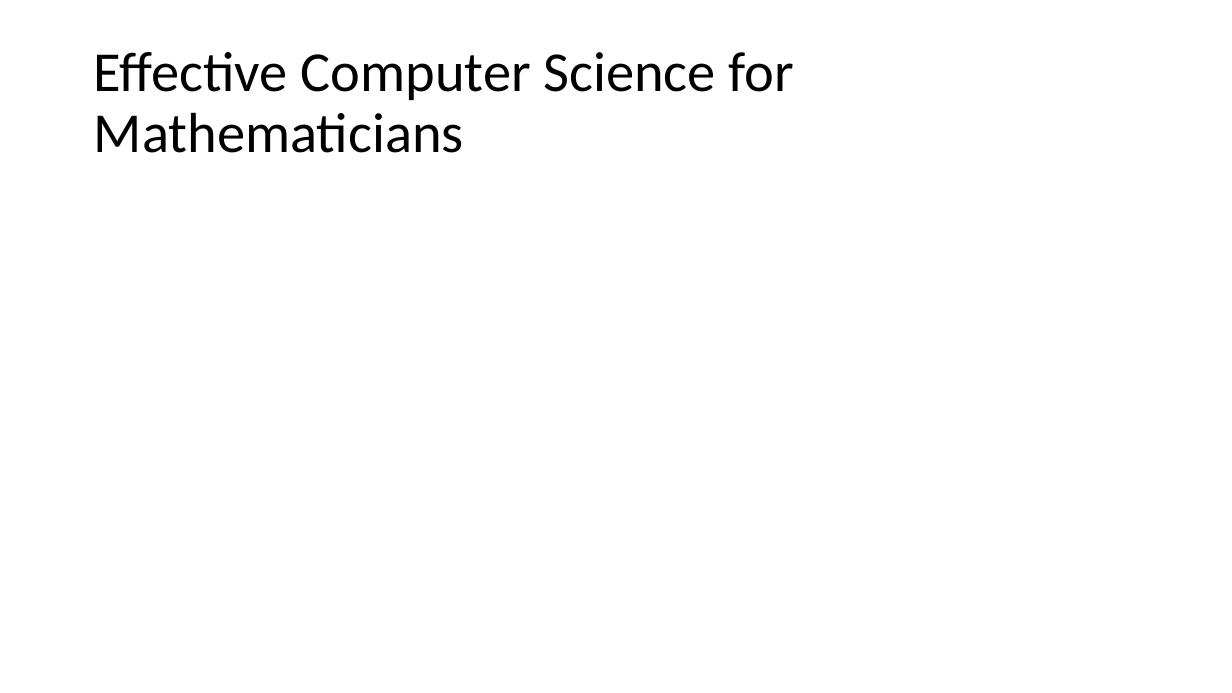
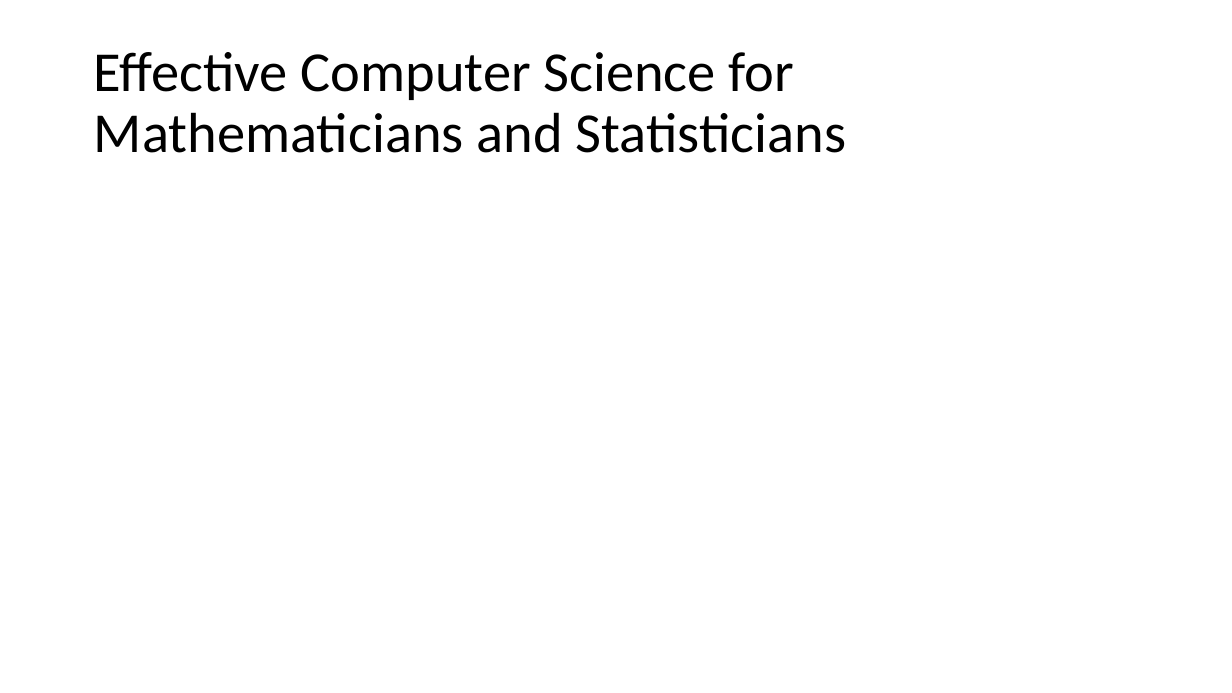
Before and after one commit to paulraff/2016JointMeetings, a slide deck: slide 9 of Preparing Mathematicians for Data Science Careers.pptx. Drawn at 1232x693 pixels with LibreOffice and Linux fonts; fonts in the diff are those of the drawing; grey boxes stand for pictures. Boxes give left, top, right and bottom in pixels: in the first picture for what was removed or moved away, otherwise in the second. Text is boxed around its words. In the diff, an @@ line names an element or a change of style, - is before the commit and + after.

```diff
--- a/Preparing Mathematicians for Data Science Careers.pptx
+++ b/Preparing Mathematicians for Data Science Careers.pptx
@@ title at (94,52,847,153): text changed @@
-Effective Computer Science for Mathematicians
+Effective Computer Science for Mathematicians and Statisticians
```
Also in this commit, not shown: 3 other slides changed, 4 slides added.
